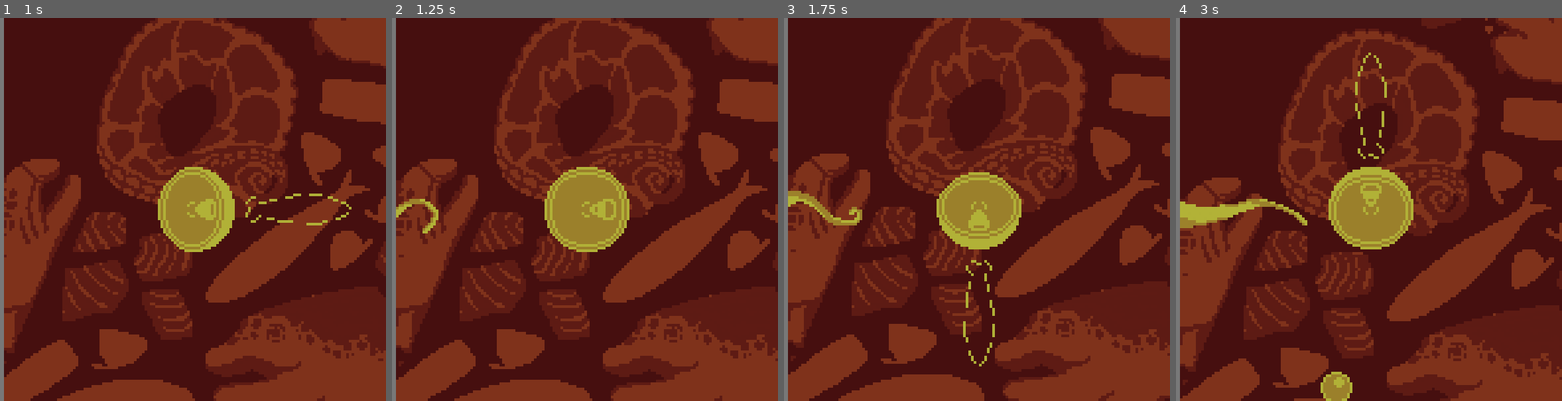
Above: before the commit, frames 1-4 (left to right).
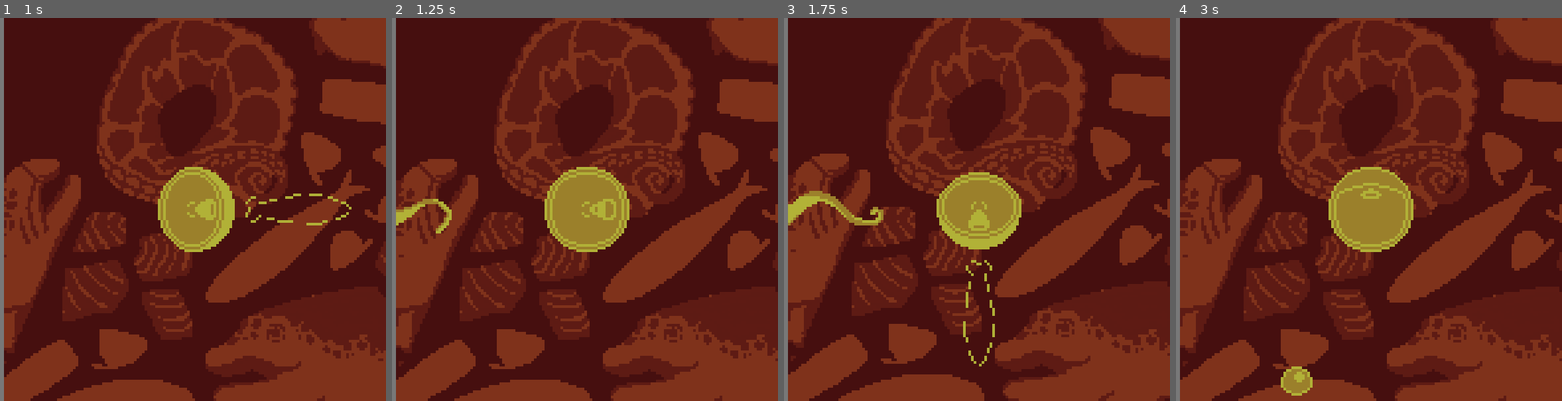
Above: after the commit, the same moments.

Repository: sym-z/gbjam-12
Game: Godot game, scene res://scenes/load_scene.tscn
The game is run twice, just before and just after one commit, with the same random seed, the same clock (stepped at 60 frames per second) and the same inputs.
Inputs:
- Up to frame 1 (1 s): tap Enter (START) at 0.5 s; hold D (DPAD-RIGHT) from 0.53 s (still down); tap L (A) at 0.6 s; tap K (B) at 0.8 s
- Up to frame 2 (1.25 s): keep holding D (DPAD-RIGHT)
- Up to frame 3 (1.75 s): release D (DPAD-RIGHT) at 1.28 s; hold S (DPAD-DOWN) from 1.28 s (still down); tap K (B) at 1.35 s; tap L (A) at 1.55 s
- Up to frame 4 (3 s): release S (DPAD-DOWN) at 2.03 s; hold D (DPAD-RIGHT) 2.03-2.78 s; tap L (A) at 2.1 s; tap K (B) at 2.3, 2.85 s; hold W (DPAD-UP) from 2.78 s (still down)

Frame 1 is identical in both runs. In frame 2, 0.6% of the frame differs, in the area x 1-16%, y 47-57%; in frame 3, 1.1%; in frame 4, 32%, in the area x 1-100%, y 0-100%.

Commit message:
old movement is back

Diff:
--- a/game-files/scenes/bad_guy.tscn
+++ b/game-files/scenes/bad_guy.tscn
@@ -126,10 +126,9 @@
 [sub_resource type="CircleShape2D" id="CircleShape2D_nuiqs"]
 radius = 6.0
 
-[node name="Bad Guy" type="Node2D" node_paths=PackedStringArray("sprite", "movement_tick")]
+[node name="Bad Guy" type="Node2D" node_paths=PackedStringArray("sprite")]
 script = ExtResource("1_qcadk")
 sprite = NodePath("AnimatedSprite2D")
-movement_tick = NodePath("Movement Tick")
 
 [node name="AnimatedSprite2D" type="AnimatedSprite2D" parent="."]
 position = Vector2(0, 19)
@@ -143,9 +142,3 @@
 
 [node name="Difficulty Bump" type="Timer" parent="."]
 one_shot = true
-
-[node name="Movement Tick" type="Timer" parent="."]
-wait_time = 0.6
-one_shot = true
-
-[connection signal="timeout" from="Movement Tick" to="." method="_on_movement_tick_timeout"]
--- a/game-files/scenes/radial_guy.tscn
+++ b/game-files/scenes/radial_guy.tscn
@@ -90,7 +90,7 @@
 creep_clock = NodePath("Creep Timer")
 radial_creep = 10.0
 sprite = NodePath("Guy/AnimatedSprite2D")
-movement_tick = NodePath("Move Timer")
+movement_tick = NodePath("")
 
 [node name="Guy" type="Node2D" parent="."]
 
@@ -110,9 +110,4 @@
 [node name="Difficulty Bump" type="Timer" parent="."]
 one_shot = true
 
-[node name="Move Timer" type="Timer" parent="."]
-wait_time = 0.6
-one_shot = true
-
 [connection signal="timeout" from="Creep Timer" to="." method="_on_creep_timer_timeout"]
-[connection signal="timeout" from="Move Timer" to="." method="_on_move_timer_timeout"]
--- a/game-files/scenes/worse_guy.tscn
+++ b/game-files/scenes/worse_guy.tscn
@@ -433,13 +433,10 @@
 [sub_resource type="RectangleShape2D" id="RectangleShape2D_xaq4j"]
 size = Vector2(22, 22)
 
-[node name="Worse Guy" type="PathFollow2D" node_paths=PackedStringArray("sprite", "movement_tick")]
+[node name="Worse Guy" type="PathFollow2D" node_paths=PackedStringArray("sprite")]
 rotates = false
 script = ExtResource("1_gvq31")
 sprite = NodePath("AnimatedSprite2D")
-movement_tick = NodePath("Movement Tick")
-move_dist = 30
-move_dur = 0.6
 
 [node name="AnimatedSprite2D" type="AnimatedSprite2D" parent="."]
 sprite_frames = SubResource("SpriteFrames_pvh5r")
@@ -453,8 +450,4 @@
 [node name="Difficulty Bump" type="Timer" parent="."]
 one_shot = true
 
-[node name="Movement Tick" type="Timer" parent="."]
-one_shot = true
-
 [connection signal="animation_finished" from="AnimatedSprite2D" to="." method="_on_animated_sprite_2d_animation_finished"]
-[connection signal="timeout" from="Movement Tick" to="." method="_on_movement_tick_timeout"]
--- a/game-files/scripts/bad_guy.gd
+++ b/game-files/scripts/bad_guy.gd
@@ -9,19 +9,19 @@
 @export var difficulty_tick : int = Globals.CHANGE_AT
 ## Amount score changes every tick
 @export var delta_score : int = 250
-@export var movement_tick : Timer
-@export var movement_distance : int = 10
-@export var move_dur : float = 0.6
+
+## Speed of guy
+@export var speed : float = 25
+
 
 func _ready():
-	movement_tick.wait_time = move_dur
-	movement_tick.start()
-
-func _process(_delta):
 	pass
 
-func move():
-	position += movement_distance * direction
+func _process(delta):
+	move(delta)
+
+func move(delta):
+	position += ((speed * direction) * delta)
 
 func destroy(killed):
 	if(killed):
@@ -47,8 +47,3 @@
 			rotation_degrees = 90
 		Vector2.LEFT:
 			rotation_degrees = 270
-
-
-func _on_movement_tick_timeout():
-	move()
-	movement_tick.start()
--- a/game-files/scripts/radial_guy.gd
+++ b/game-files/scripts/radial_guy.gd
@@ -1,7 +1,7 @@
 extends Node2D
 ### CIRCLING ENEMY ###
 # FOLLOWS SET CIRCULAR PATH
-
+@export var speed : float = 45
 @export var damage : int = 1
 @export var health : int = 1
 ## How much score is awarded when killed
@@ -37,9 +37,9 @@
 @export var movement_tick : Timer
 func _ready():
 	# Start creep timer
-	movement_tick.wait_time = move_dur
-	movement_tick.start()
-	creep_clock.wait_time = movement_tick.wait_time * 2
+	#movement_tick.wait_time = move_dur
+	#movement_tick.start()
+	creep_clock.wait_time = creep_time
 	creep_clock.start()
 
 
@@ -57,14 +57,13 @@
 	rotation_degrees = init_rot
 	sprite.rotation_degrees -= init_rot
 
-func _process(_delta):
+func _process(delta):
+	move(delta)
 	pass
 
-func move():
-
-	rotation_degrees += movement_distance
-	sprite.rotation_degrees -= movement_distance
-
+func move(delta):
+	rotation_degrees += speed * delta
+	sprite.rotation_degrees -= speed * delta
 
 func destroy(killed):
 	if(killed):
@@ -74,7 +73,6 @@
 		Globals.SCORE = Globals.SCORE + score_value + Globals.SCORE_BUFF
 		print("Score: ", Globals.SCORE)
 	queue_free()
-
 
 func hurt(dam):
 	health -= dam
@@ -87,11 +85,3 @@
 		body.position = Vector2.ZERO
 	else:
 		body.position -= Vector2(radial_creep,0)
-
-
-
-func _on_move_timer_timeout():
-	sprite.visible = false
-	move()
-	sprite.visible = true
-	movement_tick.start()
--- a/game-files/scripts/worse_guy.gd
+++ b/game-files/scripts/worse_guy.gd
@@ -4,6 +4,8 @@
 # TODO: ATTACK PLAYER OR LEAVE
 
 extends PathFollow2D
+## Speed of this guy
+@export var speed : float = 100
 
 @export var damage : int = 1
 @export var health : int = 1
@@ -17,27 +19,27 @@
 @export var delta_score : int = 250
 
 @export var sprite : AnimatedSprite2D
-@export var movement_tick : Timer
-@export var move_dist : int = 1
-@export var move_dur : float = 1.0
+#@export var movement_tick : Timer
+#@export var move_dist : int = 1
+#@export var move_dur : float = 1.0
 
 func _ready():
-	movement_tick.wait_time = move_dur
-	movement_tick.start()
-	progress = randi_range(0,80)
+	#movement_tick.wait_time = move_dur
+	#movement_tick.start()
+	#progress = randi_range(0,80)
+	pass
+func _process(delta):
+	move(delta)
 
-func _process(_delta):
-	pass
-
-func move():
-	progress += move_dist
+func move(delta):
+	#progress += move_dist
+	progress += speed * delta
 
 func destroy(killed):
 	if(killed):
 		print(Globals.KILLS)
 		if Globals.KILLS % difficulty_tick == 0 and Globals.KILLS != 0 and Globals.CAN_CHANGE: # Every tenth kill,
 			Globals.raise_difficulty(delta_score)
-
 		Globals.SCORE = Globals.SCORE + score_value + Globals.SCORE_BUFF
 		print("Score: ", Globals.SCORE)
 	queue_free()
@@ -49,14 +51,6 @@
 		sprite.animation = 'death'
 		sprite.play()
 
-
 func _on_animated_sprite_2d_animation_finished():
 	if sprite.animation == 'death':
 		destroy(true)
-
-
-func _on_movement_tick_timeout():
-	sprite.visible = false
-	move()
-	sprite.visible = true
-	movement_tick.start()
